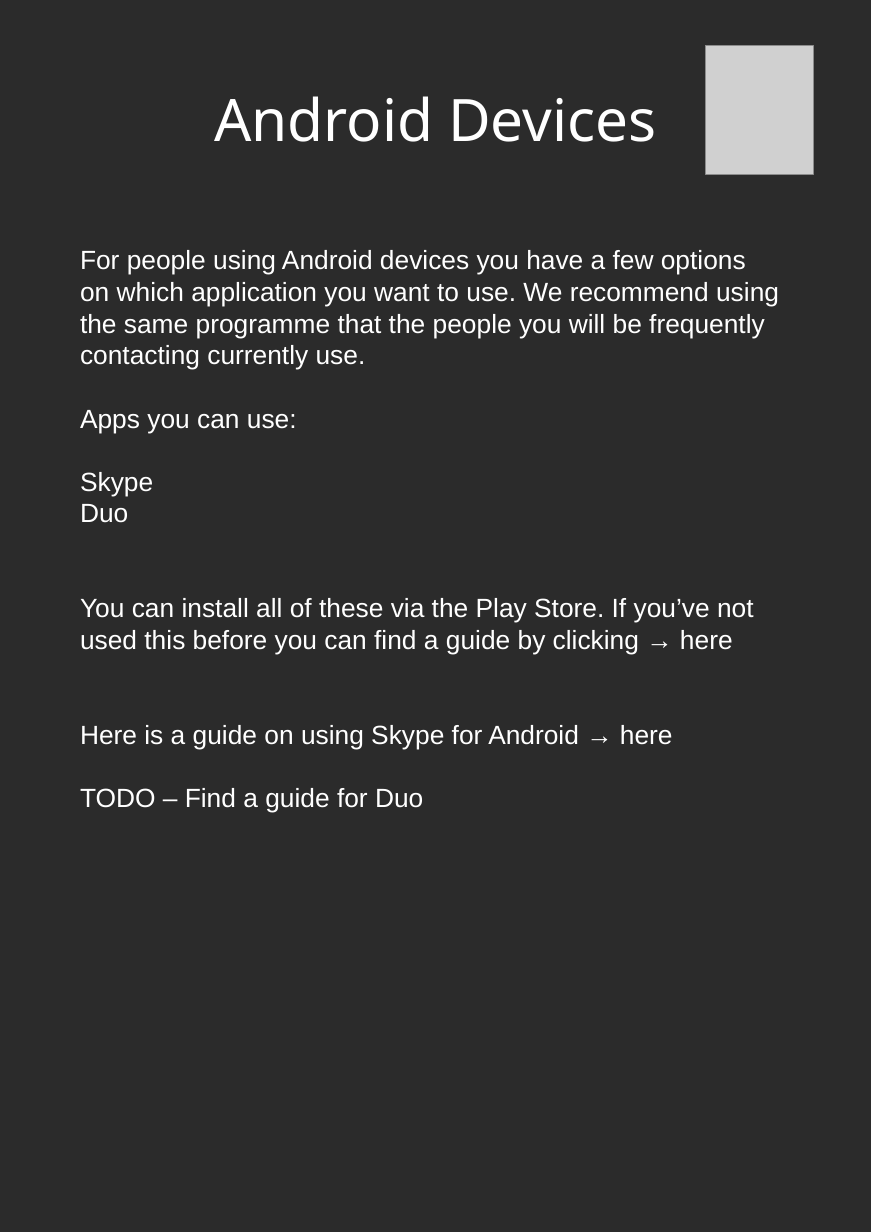
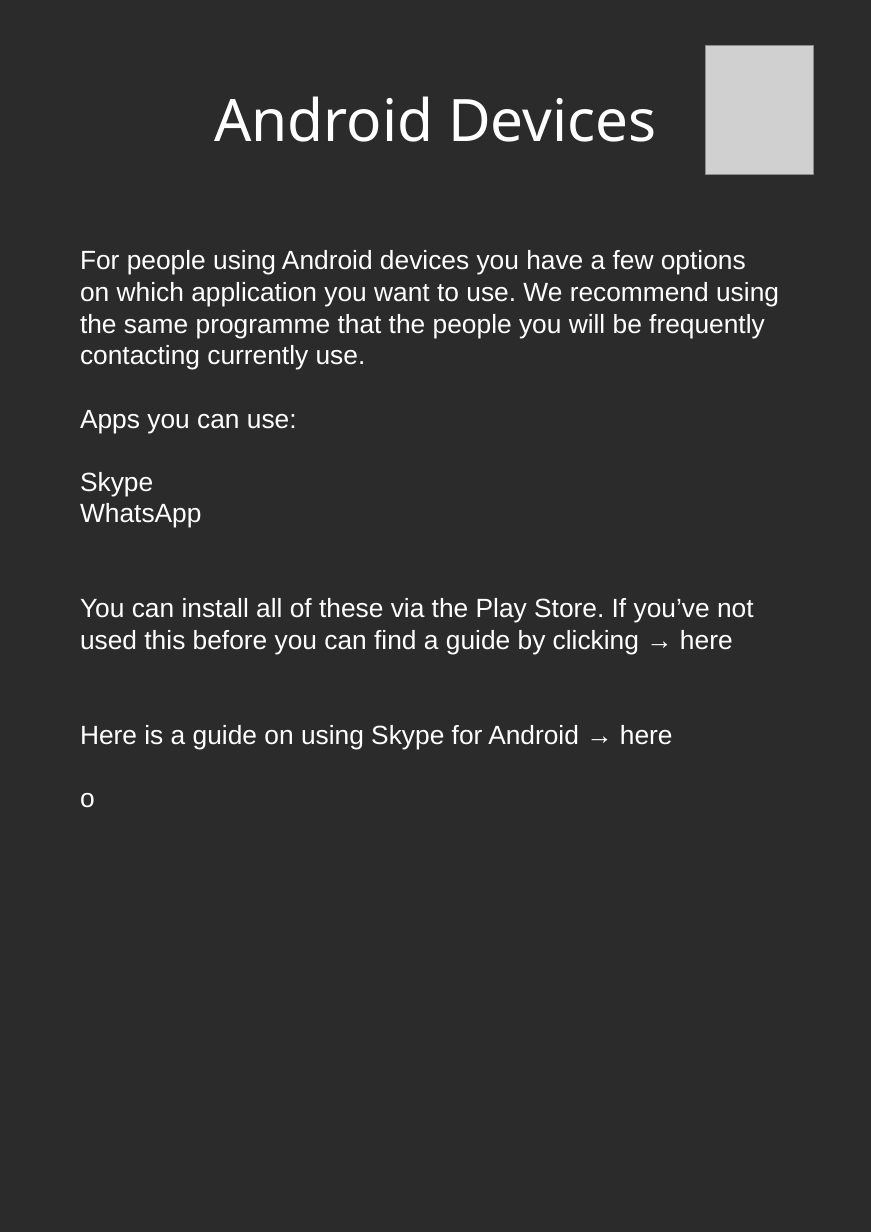
Before and after one commit to zen42/HowToMakeAVideoCall, a slide deck: slide 6 of HowToMakeAVideoCall.odp. Drawn at 871x1232 pixels with LibreOffice and Linux fonts; fonts in the diff are those of the drawing; grey boxes stand for pictures; background and template pictures are left out; a plain dark background stands for a picture behind light text. Boxes give left, top, right and bottom in pixels: in the first picture for what was removed or moved away, otherwise in the second. Text is boxed around its words. In the diff, an @@ line names an element or a change of style, - is before the commit and + after.

```diff
--- a/HowToMakeAVideoCall.odp
+++ b/HowToMakeAVideoCall.odp
@@ text at <box>80,503,201,528</box>: text changed @@
-Duo
+WhatsApp
@@ text at <box>80,793,95,808</box>: text changed @@
-TODO – Find a guide for Duo
+o
```
Also in this commit, not shown: 3 other slides changed, 1 other file.
